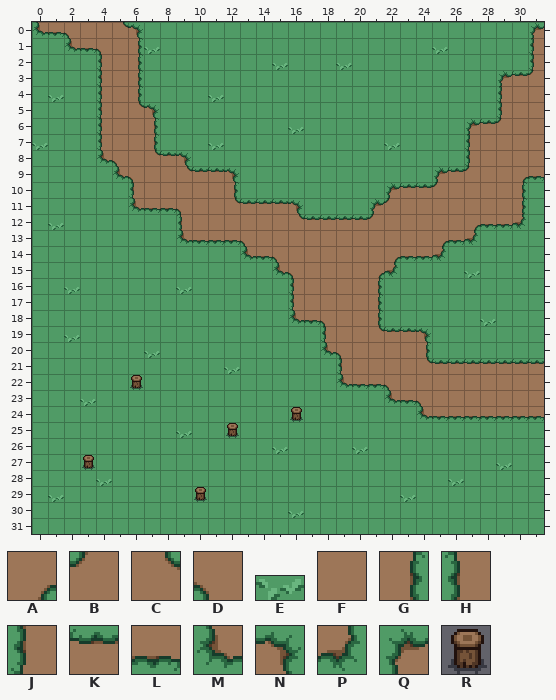
Tiled map -- assets/sprites/mystic_woods_free_2.1/map.tmx. Above: the version before the commit.
Cells are 16x16 px. Shown: x 0..31, y 0..31.
Key: from "plains": A 0 "plains", B 0 turned 180 "plains", C 0 turned 270 "plains", D 0 turned 90 "plains", E 2 "decor_8x8", F 3 "plains", G 5 "plains", H 5 flipped left-right "plains", J 5 turned 180 "plains", K 5 turned 270 "plains", L 5 turned 90 "plains", M 8 "plains", N 8 turned 180 "plains", P 8 turned 270 "plains", Q 8 turned 90 "plains", R 9 "fences".
_ is an empty cell.
Layers that did not change in this view are not listed.
Layer "tropa borders" before, first column x 0:
 0 MLDFFCN________________________Q
 1 __MLDFGE_________________E_____J
 2 ____JFG________E___E___________J
 3 ____JFG______________________QKB
 4 _E__JFG____E_________________JF_
 5 ____JFCN_____________________J__
 6 ____JFFG________E__________QKB_F
 7 E___JFFG___E__________E____J__FF
 8 ____MDFCKN_________________JFFFF
 9 _____MDFFCKKN____________QKBFFAL
10 ______JFFF__G_________QKKBFFFFG_
11 ______MLLDFFCKKKN____QBF__FFFFG_
12 _E_______HFF__FFCKKKKB_FFFFALLP_
13 _________MLLLD____FFFFFFFALP____
14 _____________MLD___FFFALLP______
15 _______________MD_FFFAP____E____
16 __E______E______J_FFFG__________
17 ________________J__FFG__________
18 ________________MLD_FG______E___
19 __E_______________J_FCKKN_______
20 _______E__________MD_FFFG_______
21 ____________E______JFFFFCKKKKKKK
22 ______R____________MLLDFFFFF____
23 ___E__________________MLD_______
24 ________________R_______MLLLLLLL
25 _________E__R___________________
26 _______________E____E___________
27 ___R_________________________E__
28 ____E_____________________E_____
29 _E________R____________E________
30 ________________E_______________
31 ________________________________
New version:
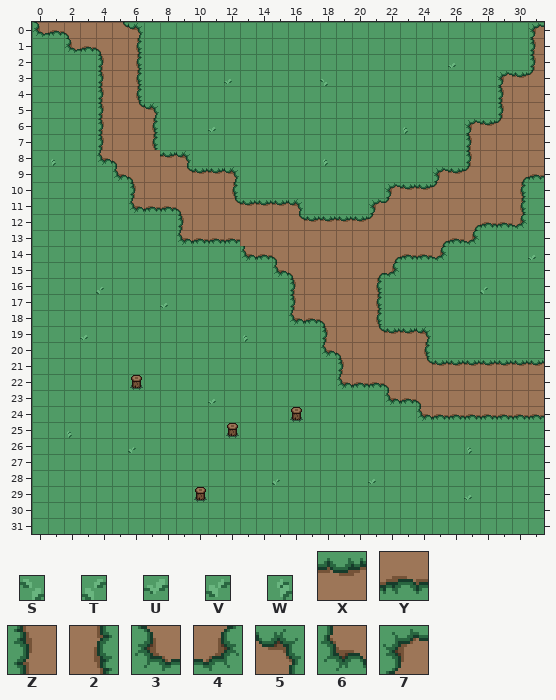
Further tiles: from "decorGrass": S 4, T 4 flipped left-right, U 5, V 6, W 7; from "plains?": X 2, Y 2 turned 180, Z 2 turned 270, 2 2 turned 90, 3 13, 4 13 flipped left-right, 5 13 flipped on the diagonal, 6 13 flipped on the other diagonal, 7 13 flipped up-down.
From old to new:
Layer "tropa borders":
Tile 2 replaces tile G in rows 1 to 4 at x 6; in rows 6 to 7 at x 7; in row 10 at x 12 and 30; in row 11 at x 30; in rows 16 to 18 at x 21; in row 20 at x 24.
Tile 3 replaces tile M in row 0 at x 0; in row 1 at x 2.
Tile 4 replaces tile P in row 12 at x 30; in row 13 at x 27; in row 14 at x 25; in row 15 at x 22.
Tile 5 replaces tile N in row 0 at x 6; in row 5 at x 7; in row 8 at x 9; in row 9 at x 12; in row 11 at x 16; in row 19 at x 24.
Tile 6 replaces tile M in row 8 at x 4; in row 9 at x 5; in row 11 at x 6; in row 13 at x 9; in row 14 at x 13; in row 15 at x 15.
Tile 6 replaces tile M in row 18 at x 16; in row 20 at x 18; in row 22 at x 19; in row 23 at x 22; in row 24 at x 24.
Tile 7 replaces tile Q in row 0 at x 31; in row 3 at x 29; in row 6 at x 27; in row 9 at x 25; in row 10 at x 22; in row 11 at x 21.
Tile F replaces tile C in row 8 at x 7.
Tile F replaces tile D in row 13 at x 13.
Tile S is added in row 3 at x 18.
Tile T is added in row 16 at x 4 and 28.
Tile U is added in row 2 at x 26; in row 3 at x 12; in row 6 at x 11; in row 14 at x 31; in row 17 at x 8; in row 19 at x 3.
Tile U is added in row 23 at x 11; in row 28 at x 21; in row 29 at x 27.
Tile V is added in row 26 at x 6; in row 28 at x 15.
Tile W is added in row 6 at x 23; in row 8 at x 1 and 18; in row 19 at x 13; in row 25 at x 2; in row 26 at x 27.
Tile X replaces tile K in row 3 at x 30; in row 6 at x 28; in row 8 at x 8; in row 9 at x 10 to 11 and 26; in row 10 at x 23 to 24; in row 11 at x 13 to 15.
Tile X replaces tile K in row 12 at x 17 to 20; in row 19 at x 22 to 23; in row 21 at x 25 to 31.
Tile Y replaces tile L in row 0 at x 1; in row 1 at x 3; in row 9 at x 31; in row 11 at x 7 to 8; in row 12 at x 28 to 29; in row 13 at x 10 to 12 and 26.
Tile Y replaces tile L in row 14 at x 14 and 23 to 24; in row 18 at x 17; in row 22 at x 20 to 21; in row 23 at x 23; in row 24 at x 25 to 31.
Tile Z replaces tile H in row 12 at x 9.
Tile Z replaces tile J in row 1 at x 31; in row 2 at x 4 and 31; in row 3 at x 4; in rows 4 to 5 at x 4 and 29; in row 6 at x 4; in row 7 at x 4 and 27.
Tile Z replaces tile J in row 8 at x 27; in row 10 at x 6; in rows 16 to 17 at x 16; in row 19 at x 18; in row 21 at x 19.
The edit erases tile E in row 1 at x 7 and 25; in row 2 at x 15 and 19; in row 4 at x 1 and 11; in row 6 at x 16; in row 7 at x 0, 11 and 22; in row 12 at x 1.
The edit erases tile E in row 15 at x 27; in row 16 at x 2 and 9; in row 18 at x 28; in row 19 at x 2; in row 20 at x 7; in row 21 at x 12.
The edit erases tile E in row 23 at x 3; in row 25 at x 9; in row 26 at x 15 and 20; in row 27 at x 29; in row 28 at x 4 and 26; in row 29 at x 1 and 23.
The edit erases tile E in row 30 at x 16.
The edit erases tile R in row 27 at x 3.
